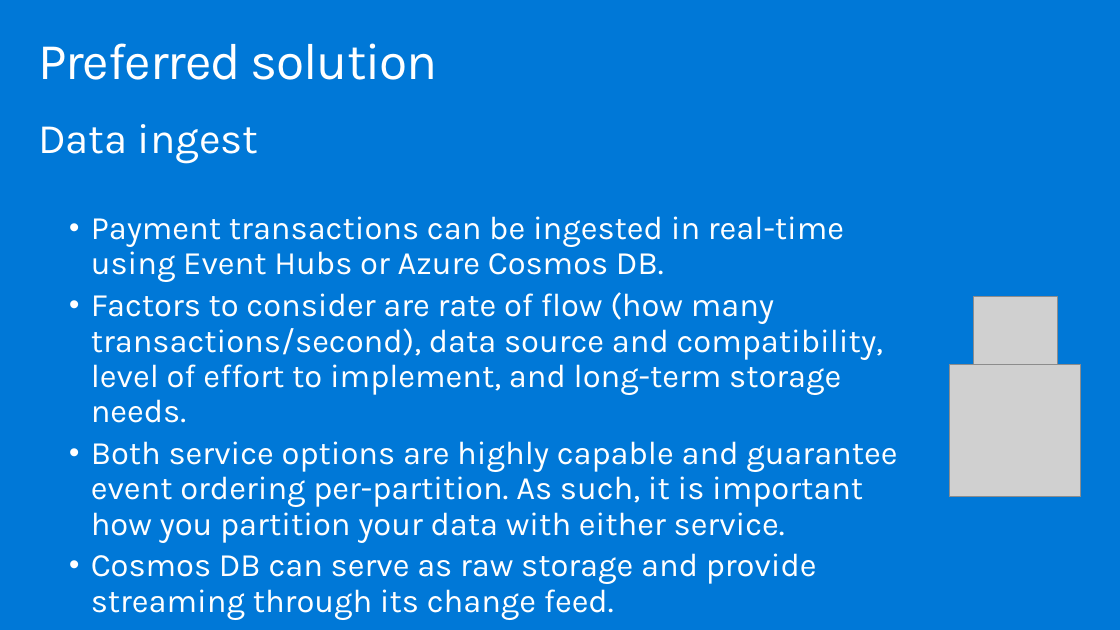
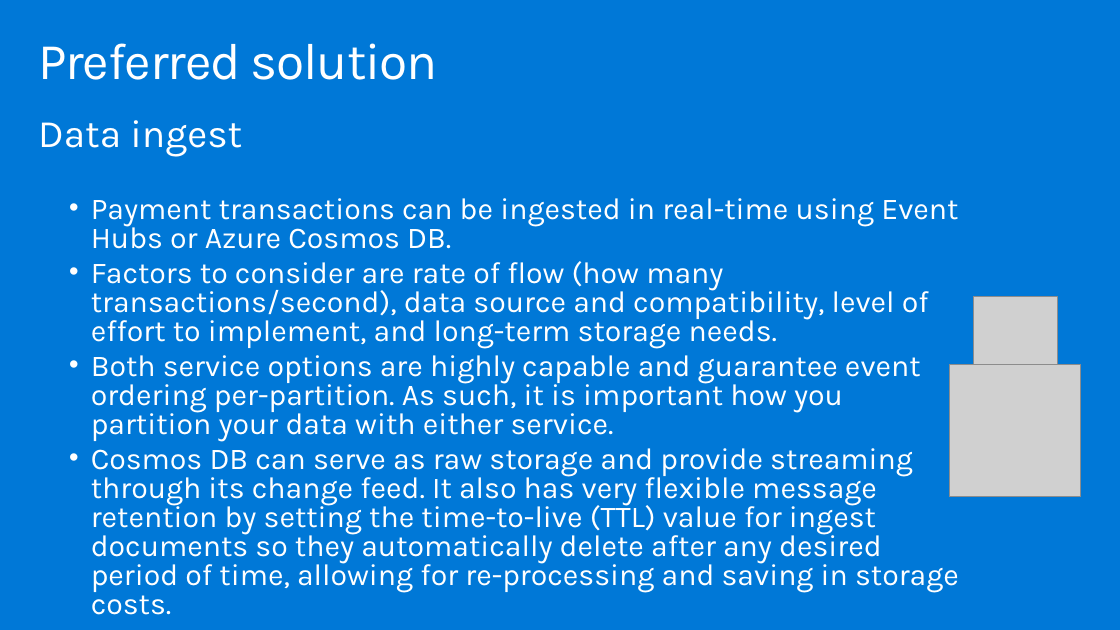
Before and after one commit to testjiho/innovative-fraud-detection, a slide deck: slide 19 of Whiteboard design session/WDS trainer presentation - Cosmos DB Real Time Advanced Analytics.pptx. Drawn at 1120x630 pixels with LibreOffice and Linux fonts; fonts in the diff are those of the drawing; grey boxes stand for pictures. Boxes give left, top, right and bottom in pixels: in the first picture for what was removed or moved away, otherwise in the second. Text is boxed around its words. In the diff, an @@ line names an element or a change of style, - is before the commit and + after.

```diff
--- a/Whiteboard design session/WDS trainer presentation - Cosmos DB Real Time Advanced Analytics.pptx
+++ b/Whiteboard design session/WDS trainer presentation - Cosmos DB Real Time Advanced Analytics.pptx
@@ text at (38,120,958,441): size 36 to 33.3 pt in "Data ingest"; size 28 to 25.9 pt in "Payment transactions can be ingested in real-time ...", "Factors to consider are rate of flow ...", "Both service options are highly capable and ..."; line spacing 0.9 to 0.8 @@
@@ text at (91,448,959,615): text changed; size 28 to 25.9 pt @@
-  • Cosmos DB can serve as raw storage and provide streaming through its change feed.
+  • Cosmos DB can serve as raw storage and provide streaming through its change feed. It also has very flexible message retention by setting the time-to-live (TTL) value for ingest documents so they automatically delete after any desired period of time, allowing for re-processing and saving in storage costs.
```
Also in this commit, not shown: 1 other slide changed.
